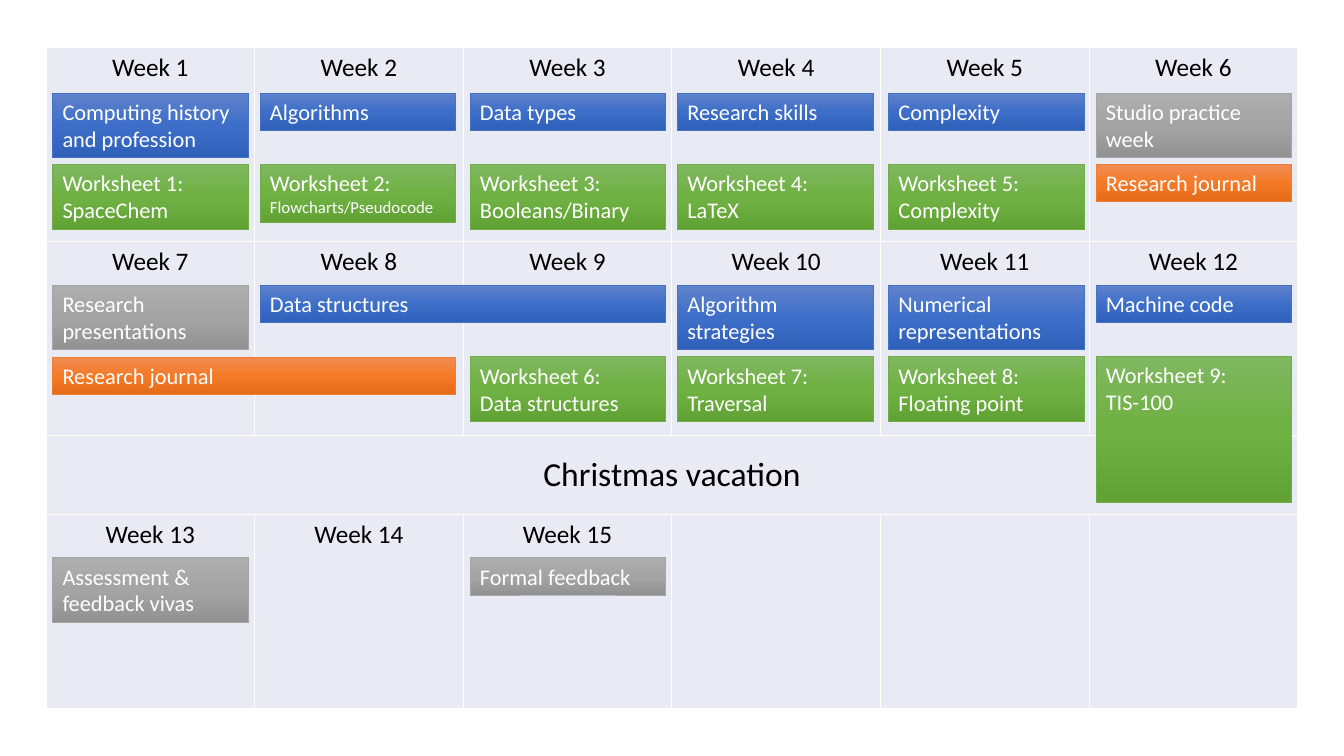
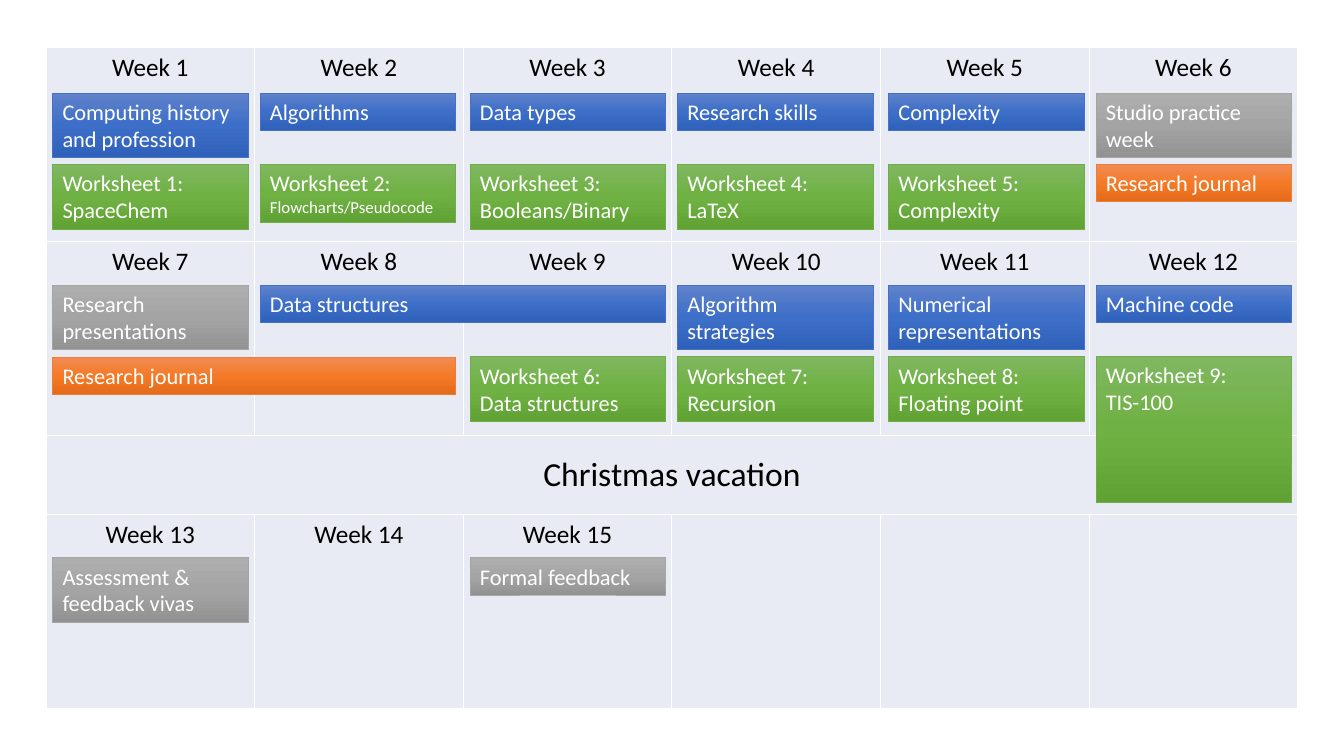
Before and after one commit to Falmouth-Games-Academy/bsc-course-materials, a slide deck: slide 6 of COMP110/01/induction.pptx. Drawn at 1344x756 pixels with LibreOffice and Linux fonts; fonts in the diff are those of the drawing. Boxes give left, top, right and bottom in pixels: in the first picture for what was removed or moved away, otherwise in the second. Text is boxed around its words. In the diff, an @@ line names an element or a change of style, - is before the commit and + after.

```diff
--- a/COMP110/01/induction.pptx
+++ b/COMP110/01/induction.pptx
@@ text in rectangle at <box>687,395,776,411</box>: text changed @@
-Traversal
+Recursion
```
Also in this commit, not shown: 2 other slides changed.
